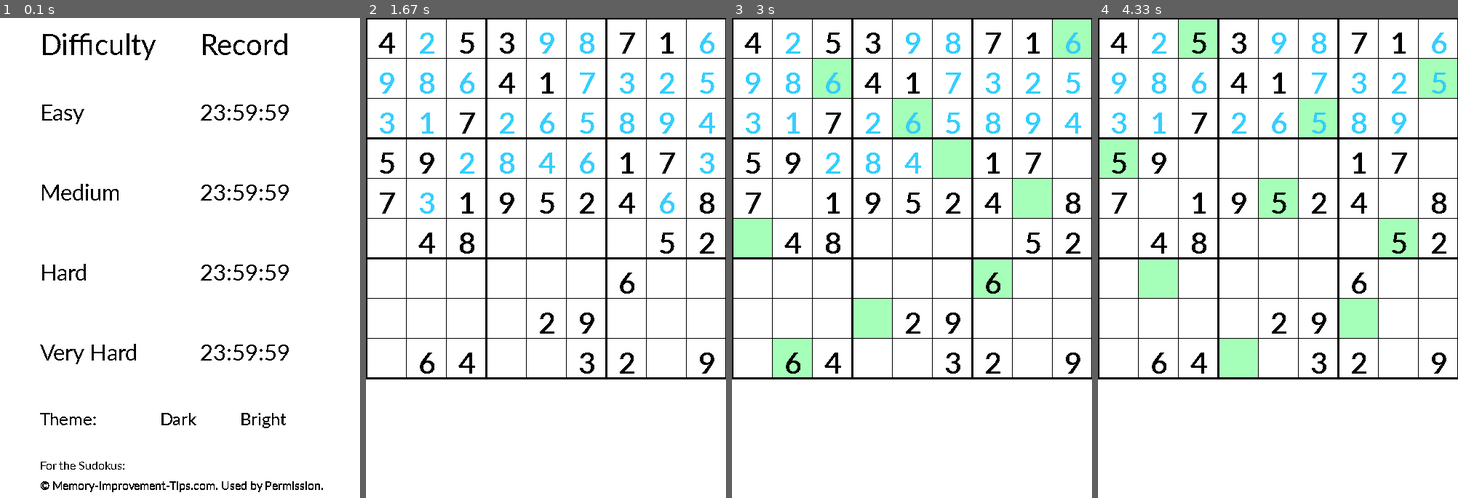
Above: before the commit, frames 1-4 (left to right).
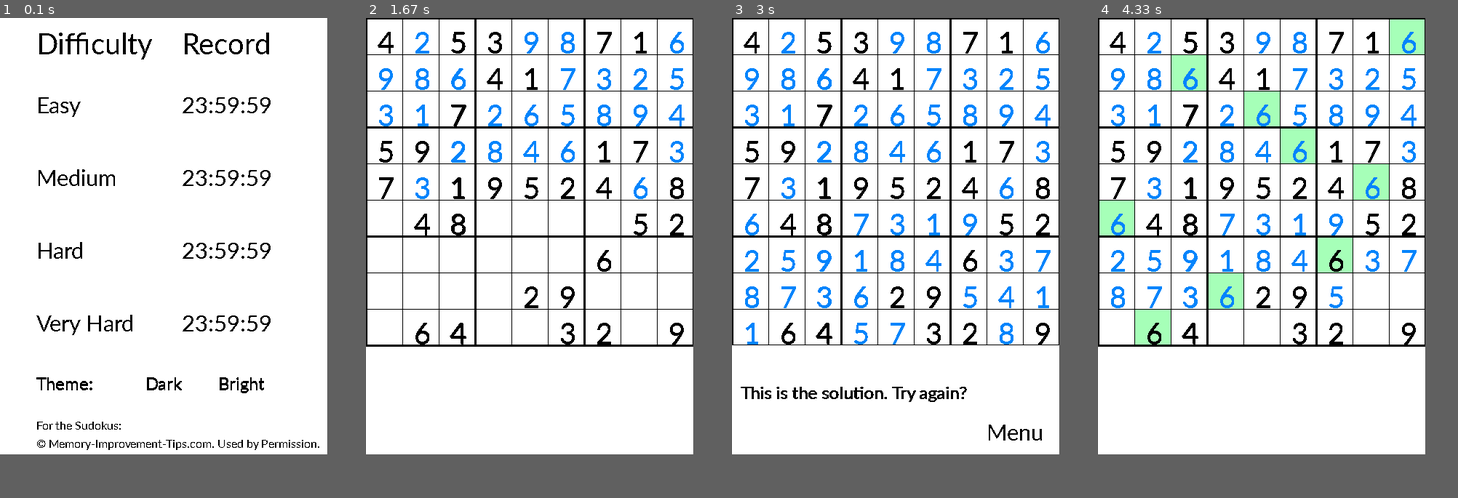
Above: after the commit, the same moments.

Repository: MatthiasSagerer/Sudoku-Pygame
Game: pygame game, started from main.py
Two runs of this game, one before a commit and one after it. Both use one fixed random seed, a clock stepped at 60 frames per second and the inputs below.
Inputs (mouse positions are in pixels of both pictures, inside the frame that each line leads up to):
- Up to frame 1 (0.1 s): no input
- Up to frame 2 (1.67 s): click "Easy" at 0.38 s; click "Solution" at 0.72 s; click (423, 373) at 1.62 s
- Up to frame 3 (3 s): no input
- Up to frame 4 (4.33 s): click (1310, 133) at 3.08 s
In our replay, the window is 495x660 before the commit and 450x600 after it. These sizes can differ from the game's own. Grey fills any space a smaller window leaves; there, only what the larger window draws over its background counts as a difference.

The runs differ from the first frame. In frame 1, 6.3% of the frame differs, in the area x 10-90%, y 3-99%; in frame 2, 15%; in frame 3, 23%; in frame 4, 27%, in the area x 0-100%, y 0-76%.

Commit message:
main.py: darker colour for inserted numbers

Diff:
--- a/main.py
+++ b/main.py
@@ -42,12 +42,12 @@
         if start:
             colo = (255, 255, 255)
         else:
-            colo = (51, 207, 255)
+            colo = (3, 132, 252)
     else:
         if start:
             colo = (0, 0, 0)
         else:
-            colo = (51, 207, 255)
+            colo = (3, 132, 252)
     comic_sans = pygame.font.SysFont('calibri', size)
     txt_surface = comic_sans.render(txt, False, colo)
     txt_rect = txt_surface.get_rect(topleft=(x, y))
@@ -195,7 +195,7 @@
     dark = False
     playing = True
     FPS = 90
-    cell_size = 55
+    cell_size = 50
     font_size_very_small = 18
     font_size_small = 27
     font_size_default = 35
@@ -216,14 +216,14 @@
         if first_loop:
             t_easy = t_medium = t_hard = t_very_hard = time.gmtime(86399)
             first_loop = False
-        time_easy = time.strftime('%H:%M:%S', t_easy)
-        time_medium = time.strftime('%H:%M:%S', t_medium)
-        time_hard = time.strftime('%H:%M:%S', t_hard)
-        time_very_hard = time.strftime('%H:%M:%S', t_very_hard)
+        times = {1: t_easy, 2: t_medium, 3: t_hard, 4: t_very_hard}
+        time_easy = time.strftime('%H:%M:%S', times[1])
+        time_medium = time.strftime('%H:%M:%S', times[2])
+        time_hard = time.strftime('%H:%M:%S', times[3])
+        time_very_hard = time.strftime('%H:%M:%S', times[4])
         easy_rect, medium_rect, hard_rect, very_hard_rect, dark_rect, bright_rect = drawMenu(win, dark, time_easy,
                                                                                              time_medium, time_hard,
                                                                                              time_very_hard)
-        times = {1: t_easy, 2: t_medium, 3: t_hard, 4: t_very_hard}
         for event in pygame.event.get():
             if event.type == pygame.MOUSEBUTTONDOWN:
                 mouse_pos = event.pos
@@ -282,6 +282,7 @@
         solved = False
         marked_cell = (-1, -1)
         empty = False
+        display_endscreen = True
         global num1, num2, num3, num4, num5, num6, num7, num8, num9
         global menu_rect, undo_rect, redo_rect, solution_rect, hint_rect, play_pause_rect
         if difficulty != 0:
@@ -333,6 +334,7 @@
                         else:
                             bg_col = 'white'
                         difficulty = 0
+                        solved = False
                         win.fill(color=bg_col)
                     x_pos = mouse_pos[0]
                     y_pos = mouse_pos[1]
@@ -373,6 +375,7 @@
                             drawGrid(win, dark)
                             displaySudoku(win, dark, current_sudoku_start, True)
                             displaySudoku(win, dark, current_sudoku, False)
+                            cheated = True
                     if solution_rect.collidepoint(mouse_pos):
                         for i in range(9):
                             for j in range(9):
@@ -433,20 +436,24 @@
                 for j in range(9):
                     if current_sudoku_start[i][j] == 0 and current_sudoku[i][j] != current_solution[i][j]:
                         solved = False
-            if solved and difficulty != 0:
+            if solved and display_endscreen:
                 pygame.draw.rect(win, bg_col, (0, cell_size * 9, cell_size * 9, cell_size * 3))
+                menu_rect = displayText(win, dark, 'Menu', cell_size * 7, cell_size * 11, font_size_default)
+                play = False
+                print(f'Time: {time.strftime("%H:%M:%S",time.gmtime(dt))}, Record: {time.strftime("%H:%M:%S", times[difficulty])}')
+                print(f'time.gmtime(dt) < times[difficulty]: {time.gmtime(dt) < times[difficulty]}')
                 if cheated:
-                    play = False
-                    displayText(win, dark, 'This is the solution. Try again?', cell_size * 0.5, cell_size * 10,
+                    displayText(win, dark, 'This is the solution. Try again?', cell_size * 0.25, cell_size * 10,
                                 font_size_small)
-                    menu_rect = displayText(win, dark, 'Menu', cell_size * 7, cell_size * 10, font_size_default)
                 else:
-                    play = False
                     if time.gmtime(dt) < times[difficulty]:
                         times[difficulty] = time.gmtime(dt)
-                    displayText(win, dark, 'Congrats! You solved the Sudoku', cell_size * 0.5, cell_size * 10,
+                        print(f'times: {times}')
+                        print(f'times[difficulty]: {times[difficulty]}')
+                    displayText(win, dark, 'Congrats, you solved the Sudoku!', cell_size * 0.25, cell_size * 10,
                                 font_size_small)
-                    menu_rect = displayText(win, dark, 'Menu', cell_size * 7, cell_size * 10, font_size_default)
+                display_endscreen = False
 
             # TODO: Hint -> no record, check ending screen (record breaking), updating record time (with text file),
-            #  design and set icon (line 211), darker colour for inserted numbers, sudoku generating animation.
+            #  design and set icon (line 211), sudoku generating animation.
+            #  Code compressions: Display class.
